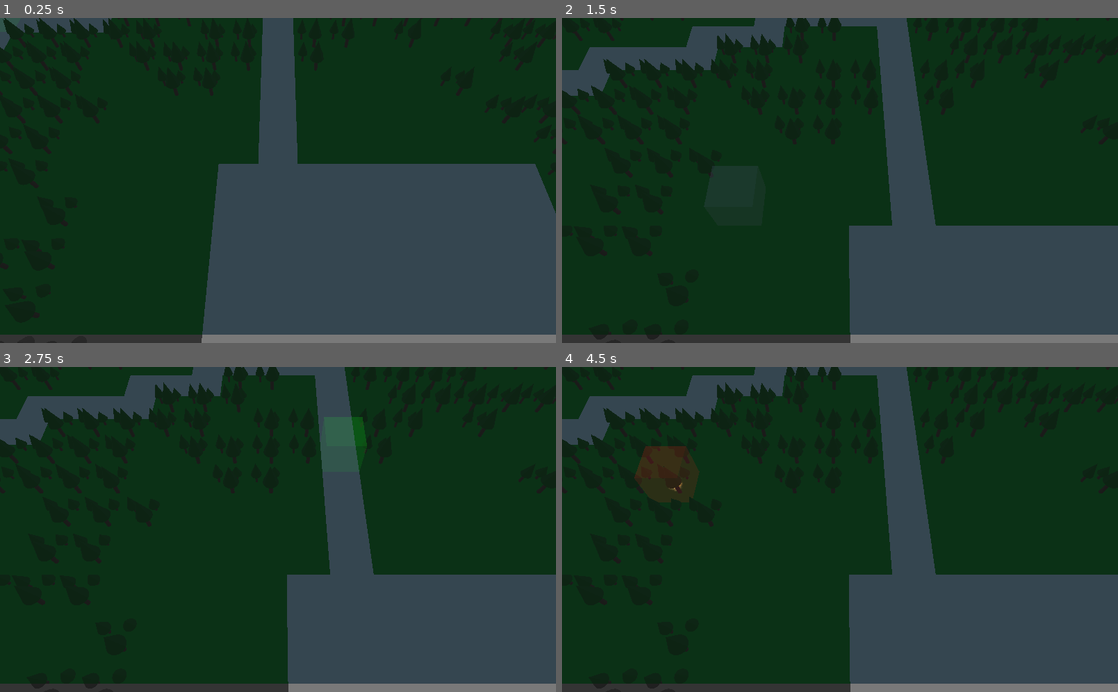
Above: before the commit, frames 1-4 (two rows, left to right).
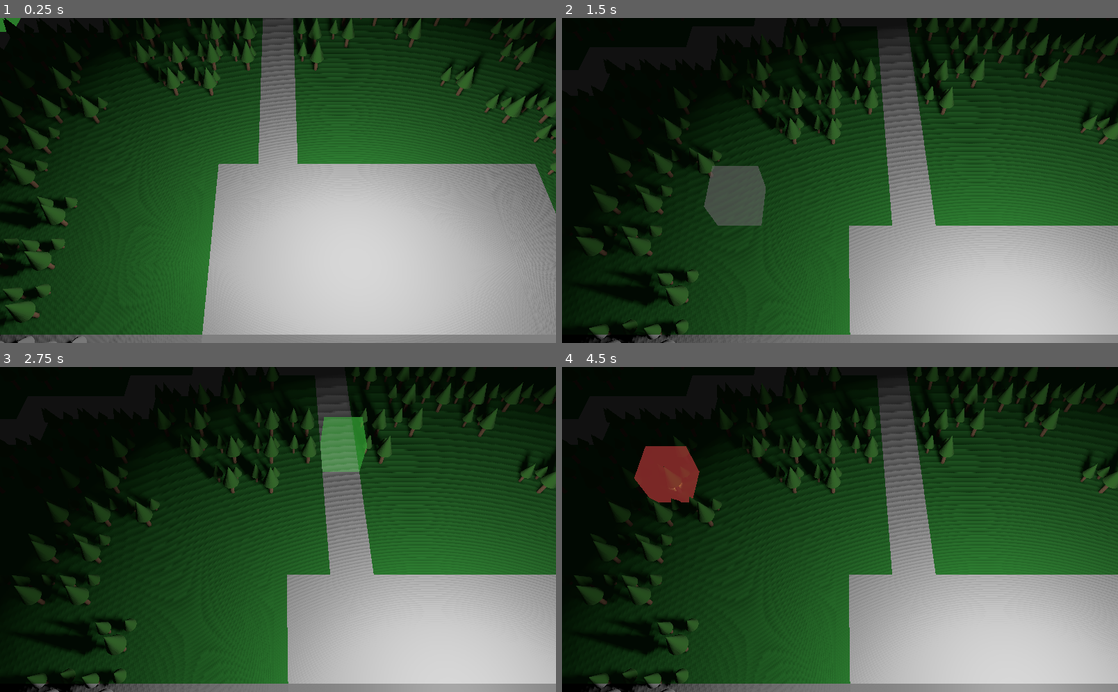
Above: after the commit, the same moments.

Repository: arturh85/gamejam2021
Game: Godot game, scene res://World.tscn
Same seed, same stepped clock (60 frames per second), same inputs: the game is played once before the commit and once after it.
Inputs (mouse positions are in pixels of both pictures, inside the frame that each line leads up to):
- Up to frame 1 (0.25 s): no input
- Up to frame 2 (1.5 s): move the mouse to (962, 164) at 0.52 s; press the mouse at (962, 164) at 0.53 s; tap Enter at 1.25 s; move the mouse to (728, 196) at 1.27 s; release the mouse at (728, 196) at 1.28 s; right-click (728, 196) at 1.35 s
- Up to frame 3 (2.75 s): tap Space at 2 s; move the mouse to (333, 458) at 2.02 s; press the mouse at (333, 458) at 2.03 s
- Up to frame 4 (4.5 s): tap Enter at 2.75, 4.25 s; move the mouse to (812, 594) at 2.77 s; release the mouse at (812, 594) at 2.78 s; right-click (812, 594) at 2.85 s; tap Space at 3.5 s; move the mouse to (1006, 578) at 3.52 s; press the mouse at (1006, 578) at 3.53 s; move the mouse to (673, 480) at 4.27 s; release the mouse at (673, 480) at 4.28 s; right-click (673, 480) at 4.35 s

The runs differ from the first frame. In frame 1, 70% of the frame differs, in the area x 0-100%, y 0-100%; in frame 2, 70%; in frame 3, 69%; in frame 4, 68%.

Commit message:
env

Diff:
--- a/CamBase.gd
+++ b/CamBase.gd
@@ -24,13 +24,13 @@
 	var mat = $"../SelectionTile".get_surface_material(0)
 	var cell_content = $"../GridMap".get_cell_item(p.x, 0, p.z)
 	if cell_content == 0: # Asphalt
-		mat.albedo_color = Color(0, 1, 0, 0.1)
+		mat.emission = Color(0, 1, 0)
 	elif cell_content == 2: # Trees
-		mat.albedo_color = Color(1, 0, 0, 0.1)
+		mat.emission = Color(1, 0, 0)
 		if Input.is_action_just_released("alt_command"):
 			$"../GridMap".add_fire(p.x, p.z)
 	else: #Grass
-		mat.albedo_color = Color(0.5, 0.5, 0.5, 0.1)
+		mat.emission = Color(0.5, 0.5, 0.5)
 
 
 	return
--- a/World.tscn
+++ b/World.tscn
@@ -1,9 +1,10 @@
-[gd_scene load_steps=12 format=2]
+[gd_scene load_steps=13 format=2]
 
 [ext_resource path="res://CamBase.gd" type="Script" id=1]
 [ext_resource path="res://SelectionBox.gd" type="Script" id=2]
 [ext_resource path="res://ColorRect.gd" type="Script" id=3]
 [ext_resource path="res://meshlib/gridmap2.tres" type="MeshLibrary" id=4]
+[ext_resource path="res://environment.tres" type="Environment" id=5]
 [ext_resource path="res://World.gd" type="Script" id=6]
 [ext_resource path="res://GridMap.gd" type="Script" id=7]
 
@@ -25,7 +26,12 @@
 
 [sub_resource type="SpatialMaterial" id=7]
 flags_transparent = true
-albedo_color = Color( 0.945098, 0, 1, 1 )
+albedo_color = Color( 1, 1, 1, 0.317647 )
+emission_enabled = true
+emission = Color( 1, 1, 1, 1 )
+emission_energy = 0.56
+emission_operator = 0
+emission_on_uv2 = false
 
 [sub_resource type="BoxShape" id=8]
 
@@ -50,6 +56,7 @@
 
 [node name="Camera" type="Camera" parent="CamBase"]
 transform = Transform( 1, 0, 0, 0, 1, 0, 0, 0, 1, 0, 0, 45 )
+environment = ExtResource( 5 )
 fov = 47.9
 far = 150.0
 
@@ -60,6 +67,14 @@
 __meta__ = {
 "_edit_use_anchors_": false
 }
+
+[node name="SelectionTile" type="MeshInstance" parent="."]
+transform = Transform( 2.5, 0, 0, 0, 2.5, 0, 0, 0, 2.5, 0, 2.5, -16.6436 )
+layers = 2
+cast_shadow = 0
+generate_lightmap = false
+mesh = SubResource( 9 )
+material/0 = SubResource( 7 )
 
 [node name="GridMap" type="GridMap" parent="."]
 transform = Transform( 1, 0, 0, 0, 1, 0, 0, 0, 1, 0, -0.1, 0 )
@@ -74,11 +89,6 @@
 "_editor_clip_": 0
 }
 
-[node name="SelectionTile" type="MeshInstance" parent="."]
-transform = Transform( 2.5, 0, 0, 0, 2.5, 0, 0, 0, 2.5, 0, 2.5, 0 )
-mesh = SubResource( 9 )
-material/0 = SubResource( 7 )
-
 [node name="Ground" type="StaticBody" parent="."]
 
 [node name="CollisionShape" type="CollisionShape" parent="Ground"]
@@ -88,4 +98,11 @@
 [node name="Timer" type="Timer" parent="."]
 autostart = true
 
+[node name="OmniLight" type="OmniLight" parent="."]
+transform = Transform( 1, 0, 0, 0, 1, 0, 0, 0, 1, 0.918476, 17.1627, 2.92042 )
+light_energy = 10.862
+light_cull_mask = 4294967293
+shadow_enabled = true
+omni_range = 51.652
+
 [connection signal="timeout" from="Timer" to="GridMap" method="_on_Timer_timeout"]
--- /dev/null
+++ b/environment.tres
@@ -0,0 +1,5 @@
+[gd_resource type="Environment" format=2]
+
+[resource]
+background_energy = 0.52
+ambient_light_color = Color( 0.27451, 0.27451, 0.27451, 1 )
